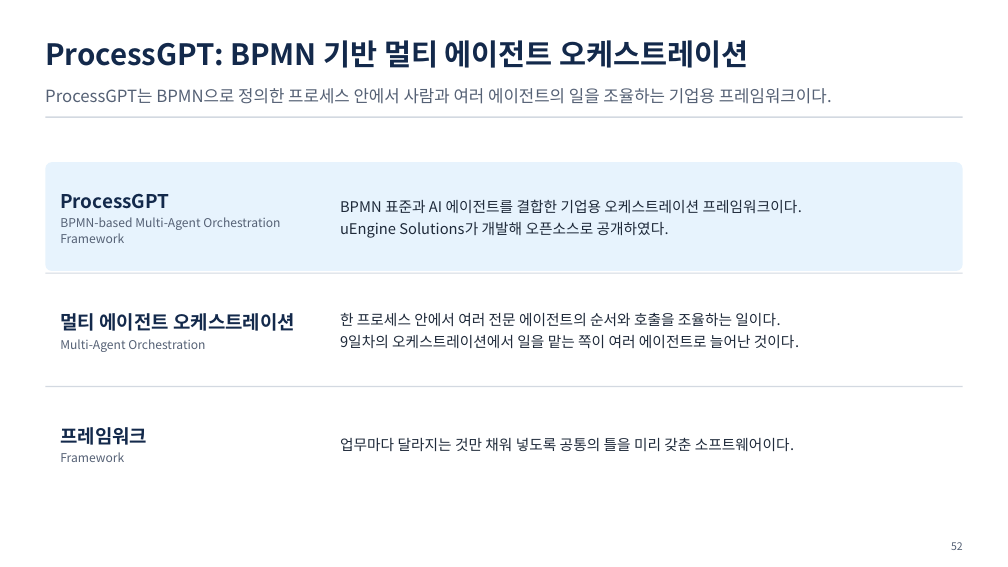
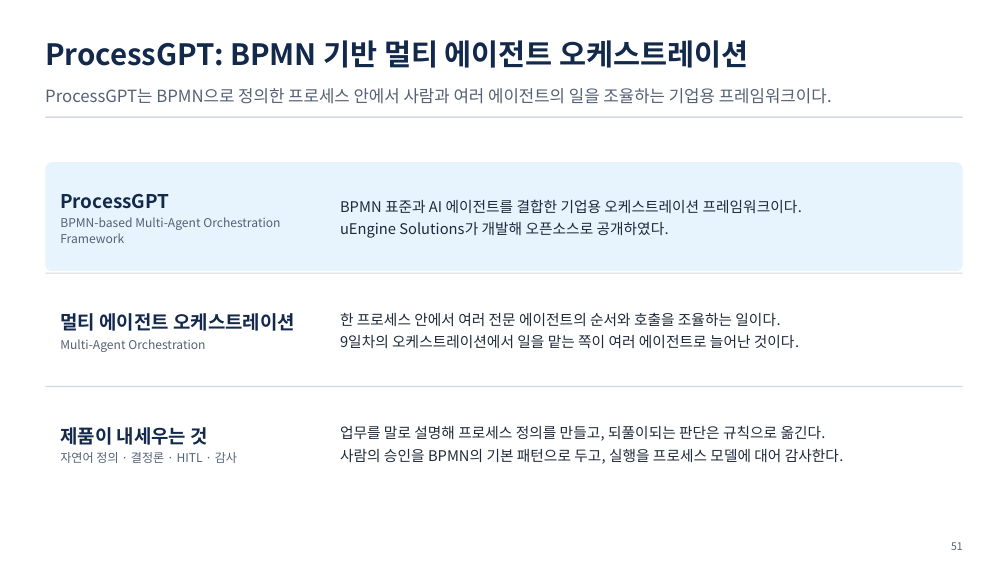
Before and after one commit to uengine-oss/hyd-iot-edu, a slide deck: slide 51 of docs/교재/통합반/11일차/통합반_11일차.pptx (slide 52 before the commit). Drawn at 1008x567 pixels with LibreOffice and Linux fonts; fonts in the diff are those of the drawing. Boxes give left, top, right and bottom in pixels: in the first picture for what was removed or moved away, otherwise in the second. Text is boxed around its words. In the diff, an @@ line names an element or a change of style, - is before the commit and + after.

```diff
--- a/docs/교재/통합반/11일차/통합반_11일차.pptx
+++ b/docs/교재/통합반/11일차/통합반_11일차.pptx
@@ text at bbox=[60, 427, 237, 463]: text changed @@
-프레임워크
-Framework
+제품이 내세우는 것
+자연어 정의 · 결정론 · HITL · 감사
@@ text at bbox=[340, 425, 844, 464]: text changed @@
-업무마다 달라지는 것만 채워 넣도록 공통의 틀을 미리 갖춘 소프트웨어이다.
+업무를 말로 설명해 프로세스 정의를 만들고, 되풀이되는 판단은 규칙으로 옮긴다.
+사람의 승인을 BPMN의 기본 패턴으로 두고, 실행을 프로세스 모델에 대어 감사한다.
@@ text at bbox=[951, 542, 963, 550]: text changed @@
-52
+51
```
Also in this commit, not shown: 11 other slides changed, 3 slides added, 22 slides removed, 10 other files.
